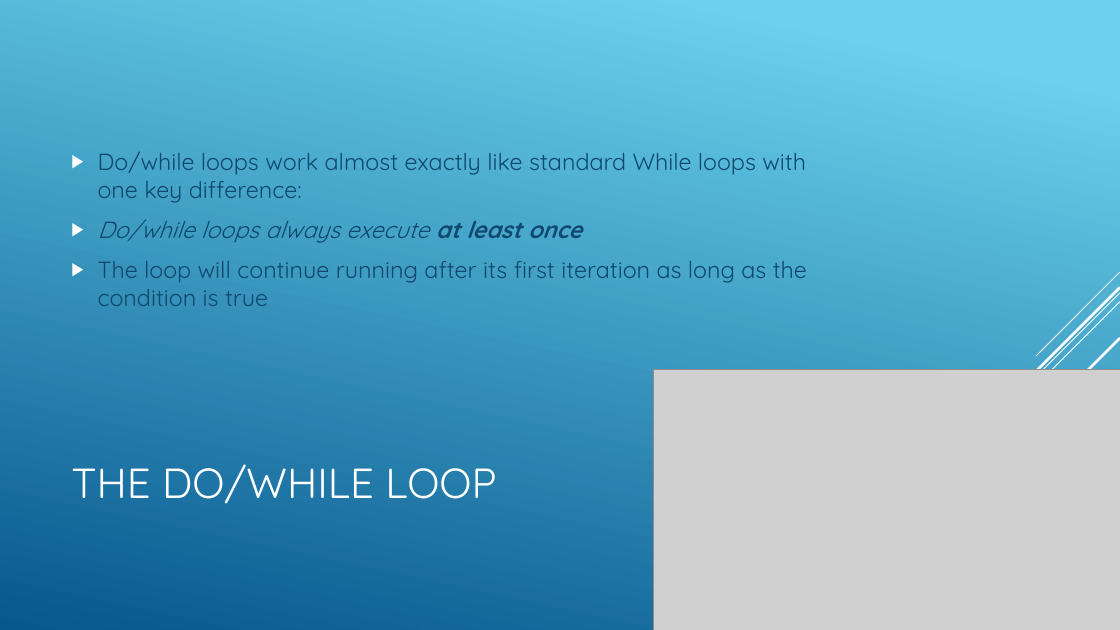
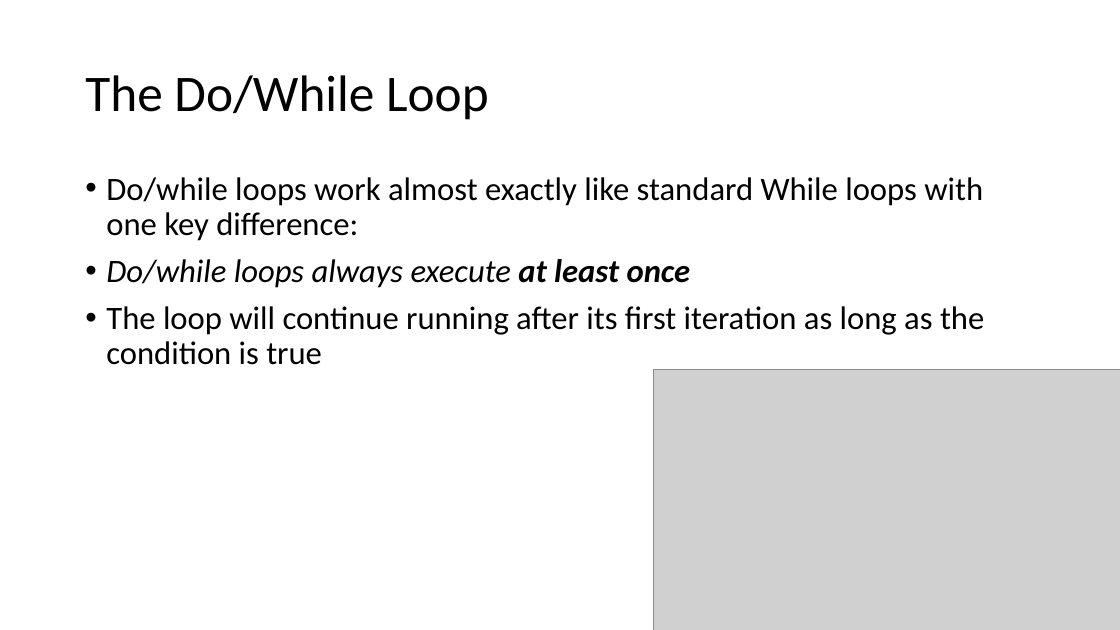
Before and after one commit to YWCANWIL-TechLab/module6-exercises-day1-YaminahAlanis, a slide deck: slide 30 of slides/Module 6 - Logic, Conditions, and Loops.pptx. Drawn at 1120x630 pixels with LibreOffice and Linux fonts; fonts in the diff are those of the drawing; grey boxes stand for pictures. Boxes give left, top, right and bottom in pixels: in the first picture for what was removed or moved away, otherwise in the second. Text is boxed around its words. In the diff, an @@ line names an element or a change of style, - is before the commit and + after.

```diff
--- a/slides/Module 6 - Logic, Conditions, and Loops.pptx
+++ b/slides/Module 6 - Logic, Conditions, and Loops.pptx
@@ background gradient #6ED2EB to #06588E to #FFFFFF @@
@@ title at (85,75,489,120): text changed; size 36 to 44 pt; font Quicksand to Calibri; text colour #FFFFFF to #000000 @@
-THE DO/WHILE LOOP
+The Do/While Loop
@@ text "Do/while loops work almost exactly ...": place and size @@
-text "Do/while loops work almost exactly ..." at (98,151,807,306)
+text "Do/while loops work almost exactly ..." at (106,177,984,365)
@@ text "Do/while loops work almost exactly ..." at (106,177,984,365): size 20 to 28 pt, font Quicksand to Calibri, text colour #0F496F to #000000; bullet ▶ to •; line spacing 1 to 0.9; vertical alignment middle to top @@
@@ group removed at (846,272,1120,567): 5 lines @@
```
Also in this commit, not shown: 37 other slides changed, 6 other files.
